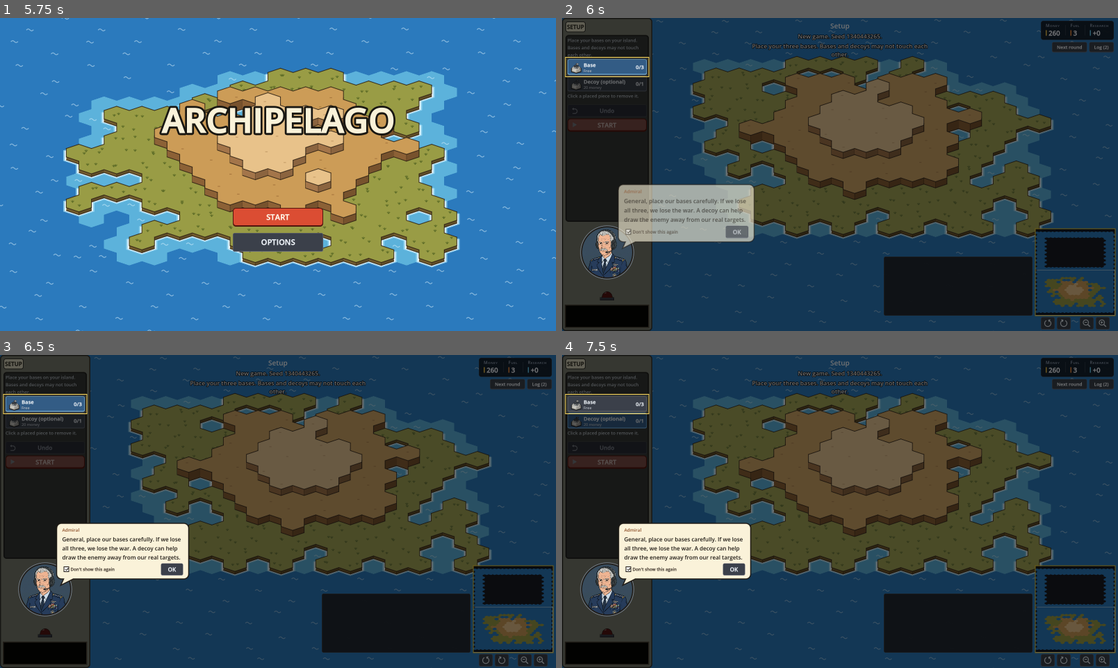
Above: before the commit, frames 1-4 (two rows, left to right).
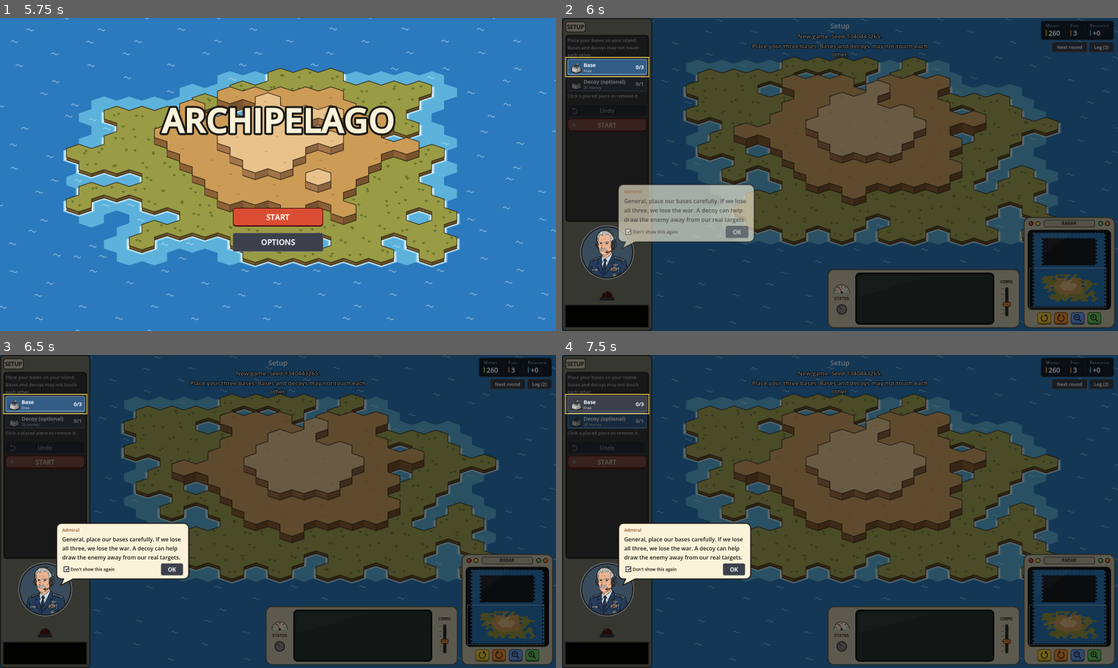
Above: after the commit, the same moments.

Repository: abeuscher/archipelago-game
Game: Godot game, scene res://game/title.tscn
The game is run twice, just before and just after one commit, with the same random seed, the same clock (stepped at 60 frames per second) and the same inputs.
Inputs (mouse positions are in pixels of both pictures, inside the frame that each line leads up to):
- Up to frame 1 (5.75 s): click "OPTIONS" at 0.5 s; click "Off" at 1.25 s; click "Off" at 2 s; click "Show tips" at 2.75 s; click "Reset tips" at 3.5 s; click "Show grid" at 4.25 s; click "Cancel" at 5 s
- Up to frame 2 (6 s): click "START" at 5.75 s
- Up to frame 3 (6.5 s): no input
- Up to frame 4 (7.5 s): click (606, 405) at 6.52 s; click (606, 420) at 7.27 s

Frame 1 is identical in both runs. In frame 2, 19% of the frame differs, in the area x 16-100%, y 0-100%; in frame 3, 19%; in frame 4, 19%.

Commit message:
Radar monitor and comms set for the minimap and info box; siren, research complete, click and win/lose sounds; a shared construction sound for buildings without their own
Co-Authored-By: Claude Opus 5.5 <noreply@anthropic.com>

Diff:
--- a/data/sounds.json
+++ b/data/sounds.json
@@ -9,9 +9,16 @@
     "repair": "assets/audio/repair.ogg",
     "transport_engine": "assets/audio/transport_engine.ogg",
     "cannon_shot": "assets/audio/cannon_shot.ogg",
-    "bunker_fire": "assets/audio/bunker_fire.ogg"
+    "bunker_fire": "assets/audio/bunker_fire.ogg",
+    "siren": "assets/audio/siren.ogg",
+    "research_complete": "assets/audio/research_complete.ogg",
+    "click": "assets/audio/click.ogg",
+    "you_win": "assets/audio/you_win.ogg",
+    "you_lose": "assets/audio/you_lose.ogg"
   },
   "build": {
+    "_note": "A building without its own sound plays default, the shared construction sound.",
+    "default": "assets/audio/missile_build.ogg",
     "lab": "assets/audio/lab.ogg",
     "bank": "assets/audio/bank.ogg",
     "basic_launcher": "assets/audio/missile_build.ogg",
--- a/game/audio.gd
+++ b/game/audio.gd
@@ -32,6 +32,24 @@
 	_music = AudioStreamPlayer.new()
 	_music.volume_db = -6.0
 	add_child(_music)
+	# Every button clicks: those there now and any made later.
+	get_tree().node_added.connect(_hook_button)
+	_hook_all.call_deferred(get_tree().root)
+
+
+func _hook_all(n: Node) -> void:
+	_hook_button(n)
+	for c in n.get_children():
+		_hook_all(c)
+
+
+func _hook_button(n: Node) -> void:
+	if n is BaseButton and not n.pressed.is_connected(_click):
+		n.pressed.connect(_click)
+
+
+func _click() -> void:
+	effect("click")
 
 
 ## A named effect from sounds.json ("missile_fire", ...), optionally quieter.
@@ -41,9 +59,11 @@
 		play(path, volume_db)
 
 
-## The sound for a building going up, if it has one.
+## The sound for a building going up: its own, or the shared construction
+## sound ("default").
 func built(type: String) -> void:
-	var path := String(sounds.get("build", {}).get(type, ""))
+	var b: Dictionary = sounds.get("build", {})
+	var path := String(b.get(type, b.get("default", "")))
 	if path != "":
 		play(path)
 
--- /dev/null
+++ b/game/device_panel.gd
@@ -0,0 +1,205 @@
+## Retro hardware for the bottom-right corner, in the same beige plastic as
+## the research mainframe: a radar monitor round the minimap, with chunky
+## coloured keys beneath, and a comms set round the info screen, with a
+## status gauge and a knob on one side and a slider on the other. The
+## builders only frame content; the content itself (the minimap, the info
+## text) is made by hud.gd.
+extends RefCounted
+
+const ResearchPanel = preload("res://game/research_panel.gd")
+
+const BEZEL := ResearchPanel.BEZEL
+const BEZEL_EDGE := ResearchPanel.BEZEL_EDGE
+const SCREEN := ResearchPanel.SCREEN
+const SCREEN_EDGE := ResearchPanel.SCREEN_EDGE
+const TEXT := ResearchPanel.TEXT
+const DIM_TEXT := ResearchPanel.DIM_TEXT
+const PLATE_INK := Color(0.2, 0.19, 0.16)
+const KNOB_DARK := Color(0.25, 0.25, 0.24)
+const KNOB := Color(0.55, 0.55, 0.52)
+const LEDS := [Color(0.95, 0.25, 0.2), Color(0.98, 0.85, 0.25), Color(0.35, 0.9, 0.35), Color(0.98, 0.55, 0.2)]
+## Key colours for the map keys, by icon.
+const KEY_COLORS := {
+	"rotate_left": Color(0.98, 0.82, 0.22),
+	"rotate_right": Color(0.98, 0.58, 0.22),
+	"zoom_in": Color(0.42, 0.80, 0.38),
+	"zoom_out": Color(0.40, 0.62, 0.95),
+}
+
+
+static func box(bg: Color, edge: Color, width: int, radius: int, margins: Array) -> StyleBoxFlat:
+	return ResearchPanel._box(bg, edge, width, radius, margins)
+
+
+static func font(weight: int = 700) -> Font:
+	return ResearchPanel._terminal_font(weight)
+
+
+## The radar monitor: a name plate with lights, the screen holding
+## `content`, and a row of `keys` beneath.
+static func radar(content: Control, keys: Array) -> PanelContainer:
+	var unit := PanelContainer.new()
+	unit.add_theme_stylebox_override("panel", box(BEZEL, BEZEL_EDGE, 3, 18, [12, 8, 12, 10]))
+	var v := VBoxContainer.new()
+	v.add_theme_constant_override("separation", 7)
+	unit.add_child(v)
+	var head := HBoxContainer.new()
+	head.add_theme_constant_override("separation", 6)
+	v.add_child(head)
+	head.add_child(_leds(LEDS.slice(0, 2)))
+	var plate := _plate("RADAR")
+	plate.size_flags_horizontal = Control.SIZE_EXPAND_FILL
+	head.add_child(plate)
+	head.add_child(_leds(LEDS.slice(2, 4)))
+	v.add_child(_screen(content, 5))
+	var row := HBoxContainer.new()
+	row.alignment = BoxContainer.ALIGNMENT_CENTER
+	row.add_theme_constant_override("separation", 8)
+	for k in keys:
+		row.add_child(k)
+	v.add_child(row)
+	return unit
+
+
+## The comms set: gauge and knob, the screen holding `content`, a slider.
+static func comms(content: Control, screen_size: Vector2) -> PanelContainer:
+	var unit := PanelContainer.new()
+	unit.add_theme_stylebox_override("panel", box(BEZEL, BEZEL_EDGE, 3, 18, [12, 10, 12, 10]))
+	var row := HBoxContainer.new()
+	row.add_theme_constant_override("separation", 10)
+	unit.add_child(row)
+	row.add_child(_status_column())
+	var scr := _screen(content, 10)
+	scr.custom_minimum_size = screen_size
+	scr.size_flags_horizontal = Control.SIZE_EXPAND_FILL
+	row.add_child(scr)
+	row.add_child(_comms_column())
+	return unit
+
+
+## A chunky plastic key in its colour, sunk a little when pressed.
+static func style_key(b: Button, color: Color) -> void:
+	var edge := color.darkened(0.45)
+	var normal := box(color, edge, 2, 7, [0, 0, 0, 0])
+	normal.border_width_bottom = 5
+	var hover := box(color.lightened(0.15), edge, 2, 7, [0, 0, 0, 0])
+	hover.border_width_bottom = 5
+	var pressed := box(color.darkened(0.12), edge, 2, 7, [0, 0, 0, 0])
+	pressed.border_width_top = 4
+	pressed.border_width_bottom = 2
+	for s in [["normal", normal], ["hover", hover], ["pressed", pressed], ["hover_pressed", pressed],
+			["disabled", normal], ["focus", StyleBoxEmpty.new()]]:
+		b.add_theme_stylebox_override(s[0], s[1])
+
+
+# --- Parts -------------------------------------------------------------------
+
+## A dark glass screen round `content`, with a faint sheen and scan lines
+## drawn over it (they let the mouse through).
+static func _screen(content: Control, pad: int) -> PanelContainer:
+	var scr := PanelContainer.new()
+	scr.add_theme_stylebox_override("panel", box(SCREEN, SCREEN_EDGE, 5, 12, [pad, pad, pad, pad]))
+	scr.add_child(content)
+	var glass := Control.new()
+	glass.mouse_filter = Control.MOUSE_FILTER_IGNORE
+	glass.draw.connect(func():
+		var sz := glass.size
+		for y in range(0, int(sz.y), 3):
+			glass.draw_line(Vector2(0, y), Vector2(sz.x, y), Color(0, 0, 0, 0.06))
+		glass.draw_colored_polygon(PackedVector2Array([Vector2(0, 0), Vector2(sz.x * 0.55, 0),
+			Vector2(0, sz.y * 0.45)]), Color(1, 1, 1, 0.05)))
+	glass.resized.connect(glass.queue_redraw)
+	scr.add_child(glass)
+	return scr
+
+
+static func _plate(text: String) -> Control:
+	var plate := PanelContainer.new()
+	plate.add_theme_stylebox_override("panel", box(BEZEL.darkened(0.08), BEZEL_EDGE, 2, 5, [8, 1, 8, 1]))
+	var l := Label.new()
+	l.text = text
+	l.horizontal_alignment = HORIZONTAL_ALIGNMENT_CENTER
+	l.add_theme_font_override("font", font(700))
+	l.add_theme_font_size_override("font_size", 14)
+	l.add_theme_color_override("font_color", PLATE_INK)
+	plate.add_child(l)
+	plate.mouse_filter = Control.MOUSE_FILTER_IGNORE
+	return plate
+
+
+static func _leds(colors: Array) -> Control:
+	var c := Control.new()
+	c.custom_minimum_size = Vector2(20 * colors.size(), 22)
+	c.draw.connect(func():
+		for i in colors.size():
+			var p := Vector2(10 + 20 * i, c.size.y / 2.0)
+			c.draw_circle(p, 7.0, Color(0.15, 0.15, 0.14))
+			c.draw_circle(p, 5.0, colors[i])
+			c.draw_circle(p + Vector2(-1.5, -1.5), 1.6, Color(1, 1, 1, 0.6)))
+	return c
+
+
+static func _label(text: String, size_px: int = 12) -> Label:
+	var l := Label.new()
+	l.text = text
+	l.horizontal_alignment = HORIZONTAL_ALIGNMENT_CENTER
+	l.add_theme_font_override("font", font(700))
+	l.add_theme_font_size_override("font_size", size_px)
+	l.add_theme_color_override("font_color", PLATE_INK)
+	return l
+
+
+## Left of the comms screen: a little dial gauge, its label, and a knob.
+static func _status_column() -> Control:
+	var col := VBoxContainer.new()
+	col.alignment = BoxContainer.ALIGNMENT_CENTER
+	col.add_theme_constant_override("separation", 4)
+	col.custom_minimum_size = Vector2(58, 0)
+	var gauge := Control.new()
+	gauge.custom_minimum_size = Vector2(58, 40)
+	gauge.draw.connect(func():
+		var c := Vector2(gauge.size.x / 2.0, gauge.size.y - 6)
+		gauge.draw_circle(c, 23.0, BEZEL_EDGE)
+		gauge.draw_circle(c, 21.0, Color(0.95, 0.93, 0.86))
+		gauge.draw_rect(Rect2(c.x - 24, c.y, 48, 26), BEZEL)
+		for k in 5:
+			var a := PI + PI * (0.1 + 0.2 * k)
+			gauge.draw_line(c + Vector2(cos(a), sin(a)) * 15, c + Vector2(cos(a), sin(a)) * 19,
+				Color(0.85, 0.25, 0.2) if k == 4 else PLATE_INK, 2.0)
+		gauge.draw_line(c, c + Vector2(cos(PI * 1.35), sin(PI * 1.35)) * 17, Color(0.85, 0.2, 0.15), 2.0, true)
+		gauge.draw_circle(c, 3.0, PLATE_INK))
+	col.add_child(gauge)
+	col.add_child(_label("STATUS"))
+	var knob := Control.new()
+	knob.custom_minimum_size = Vector2(58, 40)
+	knob.draw.connect(func():
+		var c := knob.size / 2.0
+		knob.draw_circle(c, 15.0, KNOB_DARK)
+		knob.draw_circle(c, 12.0, KNOB)
+		knob.draw_line(c, c + Vector2(0, -11).rotated(-0.8), PLATE_INK, 2.5))
+	col.add_child(knob)
+	return col
+
+
+## Right of the comms screen: its label over a slider in a slot.
+static func _comms_column() -> Control:
+	var col := VBoxContainer.new()
+	col.alignment = BoxContainer.ALIGNMENT_CENTER
+	col.add_theme_constant_override("separation", 4)
+	col.custom_minimum_size = Vector2(52, 0)
+	col.add_child(_label("COMMS"))
+	var slider := Control.new()
+	slider.custom_minimum_size = Vector2(52, 92)
+	slider.draw.connect(func():
+		var x := slider.size.x / 2.0
+		slider.draw_style_box(box(Color(0.18, 0.18, 0.17), BEZEL_EDGE, 1, 4, [0, 0, 0, 0]),
+			Rect2(x - 5, 4, 10, slider.size.y - 8))
+		for k in 6:
+			var y := 10 + k * (slider.size.y - 20) / 5.0
+			slider.draw_line(Vector2(x - 16, y), Vector2(x - 9, y), PLATE_INK, 1.0)
+		var hy := slider.size.y * 0.58
+		slider.draw_style_box(box(Color(0.93, 0.55, 0.22), Color(0.4, 0.2, 0.08), 2, 3, [0, 0, 0, 0]),
+			Rect2(x - 11, hy - 7, 22, 14))
+		slider.draw_line(Vector2(x - 7, hy), Vector2(x + 7, hy), Color(0.4, 0.2, 0.08), 1.5))
+	col.add_child(slider)
+	return col
--- a/game/hud.gd
+++ b/game/hud.gd
@@ -5,14 +5,15 @@
 ##   the next-round earnings button and the log history button.
 ##   Right side, toward the middle: the strip of research beakers and base
 ##   buttons, all the same size.
-##   Bottom: info box, then the minimap at the right, both raised
-##   MAP_BAR_H off the bottom; the rotate and zoom buttons sit beneath the
-##   minimap.
+##   Bottom right: the radar monitor (the minimap, with coloured keys for
+##   rotate and zoom) in the corner and the comms set (the info screen) to
+##   its left, in the research mainframe's beige plastic (device_panel.gd).
 ## Plus the research panel, tips, the Esc menu, the end-of-game overlay and
 ## the debug panel (the ` key).
 extends CanvasLayer
 
 const Minimap = preload("res://game/minimap.gd")
+const DevicePanel = preload("res://game/device_panel.gd")
 const SevenSeg = preload("res://game/seven_seg.gd")
 const StripButton = preload("res://game/strip_button.gd")
 const ToolButton = preload("res://game/tool_button.gd")
@@ -71,15 +72,17 @@
 var _debug_fog: CheckBox
 
 const TOOLBAR_W := 260
-const INFO_W := 420
+const INFO_W := 400           ## the comms screen
+const INFO_H := 150
 const MINIMAP_W := 230
-const MINIMAP_H := 250        ## taller than wide: the islands are stacked north and south
-const BOTTOM_H := 170
+const MINIMAP_H := 220        ## a little taller than wide: the islands are stacked north and south
+const RADAR_W := MINIMAP_W + 34   ## the radar monitor round the minimap
+const RADAR_H := MINIMAP_H + 100
+const BOTTOM_CLEAR := INFO_H + 40 ## screen height the comms set takes at the bottom
 const PANEL_METAL := Color(0.47, 0.48, 0.43)
 const PANEL_EDGE := Color(0.20, 0.20, 0.18)
 const TRAY := Color(0.20, 0.21, 0.20)
 const PORTRAIT_SLOT_H := 160  ## the character's space above the alarm light
-const MAP_BAR_H := 44         ## gap under the minimap and info box, holding the map controls
 const STRIP_W := 64
 const FLASH_SECONDS := 4.0
 const FLASH_MAX := 4
@@ -249,7 +252,7 @@
 	_log_panel.offset_left = -STRIP_W - 24 - 400
 	_log_panel.offset_right = -STRIP_W - 24
 	_log_panel.offset_top = 80
-	_log_panel.offset_bottom = -MINIMAP_H - MAP_BAR_H - 8
+	_log_panel.offset_bottom = -RADAR_H - 16
 	_log_panel.visible = false
 	root.add_child(_log_panel)
 	_log = RichTextLabel.new()
@@ -278,65 +281,43 @@
 	_strip_title_text.add_theme_font_size_override("font_size", 15)
 	_strip_title.add_child(_strip_title_text)
 
-	# Info box, bottom middle (left of the minimap).
-	var info_panel := PanelContainer.new()
-	info_panel.anchor_left = 1.0
-	info_panel.anchor_right = 1.0
-	info_panel.anchor_top = 1.0
-	info_panel.anchor_bottom = 1.0
-	info_panel.offset_left = -MINIMAP_W - INFO_W - 24
-	info_panel.offset_right = -MINIMAP_W - 16
-	info_panel.offset_top = -BOTTOM_H - MAP_BAR_H
-	info_panel.offset_bottom = -MAP_BAR_H
-	root.add_child(info_panel)
-	var ih := HBoxContainer.new()
-	info_panel.add_child(ih)
+	# Bottom right: the radar monitor (the minimap, with the map keys under
+	# it) in the corner, and the comms set (the info screen) to its left.
 	_info = RichTextLabel.new()
 	_info.bbcode_enabled = true
 	_info.size_flags_horizontal = Control.SIZE_EXPAND_FILL
+	_info.add_theme_font_override("normal_font", DevicePanel.font(500))
+	_info.add_theme_font_override("bold_font", DevicePanel.font(700))
+	_info.add_theme_font_size_override("normal_font_size", 14)
+	_info.add_theme_font_size_override("bold_font_size", 15)
+	_info.add_theme_color_override("default_color", DevicePanel.TEXT)
+	var ih := HBoxContainer.new()
+	ih.add_theme_constant_override("separation", 8)
 	ih.add_child(_info)
 	var iscroll := ScrollContainer.new()
-	iscroll.custom_minimum_size = Vector2(170, 0)
+	iscroll.custom_minimum_size = Vector2(160, 0)
 	iscroll.horizontal_scroll_mode = ScrollContainer.SCROLL_MODE_DISABLED
 	ih.add_child(iscroll)
 	_info_actions = VBoxContainer.new()
 	_info_actions.size_flags_horizontal = Control.SIZE_EXPAND_FILL
 	iscroll.add_child(_info_actions)
 
-	# Minimap, bottom right.
 	minimap = Minimap.new()
-	minimap.anchor_left = 1.0
-	minimap.anchor_right = 1.0
-	minimap.anchor_top = 1.0
-	minimap.anchor_bottom = 1.0
-	minimap.offset_left = -MINIMAP_W - 8
-	minimap.offset_right = -8
-	minimap.offset_top = -MINIMAP_H - MAP_BAR_H
-	minimap.offset_bottom = -MAP_BAR_H
+	minimap.custom_minimum_size = Vector2(MINIMAP_W, MINIMAP_H)
 	minimap.tooltip_text = "Click or drag to move the view. This is how you look at the other island."
-	root.add_child(minimap)
-
-	# Map controls beneath the minimap: rotate, then zoom.
-	var bar := HBoxContainer.new()
-	bar.anchor_left = 1.0
-	bar.anchor_right = 1.0
-	bar.anchor_top = 1.0
-	bar.anchor_bottom = 1.0
-	bar.offset_left = -MINIMAP_W - 8
-	bar.offset_right = -8
-	bar.offset_top = -MAP_BAR_H + 4
-	bar.offset_bottom = -4
-	bar.alignment = BoxContainer.ALIGNMENT_CENTER
-	bar.add_theme_constant_override("separation", 6)
-	bar.mouse_filter = Control.MOUSE_FILTER_IGNORE
-	root.add_child(bar)
-	_map_button(bar, "rotate_left", "Rotate left (Q)", func(): rotate_requested.emit(-1))
-	_map_button(bar, "rotate_right", "Rotate right (E)", func(): rotate_requested.emit(1))
-	var gap := Control.new()
-	gap.custom_minimum_size = Vector2(14, 0)
-	bar.add_child(gap)
-	_map_button(bar, "zoom_out", "Zoom out", func(): zoom_requested.emit(-1))
-	_map_button(bar, "zoom_in", "Zoom in", func(): zoom_requested.emit(1))
+	var keys: Array = []
+	for k in [["rotate_left", "Rotate left (Q)", func(): rotate_requested.emit(-1)],
+			["rotate_right", "Rotate right (E)", func(): rotate_requested.emit(1)],
+			["zoom_out", "Zoom out", func(): zoom_requested.emit(-1)],
+			["zoom_in", "Zoom in", func(): zoom_requested.emit(1)]]:
+		keys.append(_map_key(k[0], k[1], k[2]))
+	var radar := DevicePanel.radar(minimap, keys)
+	_corner(radar, 8)
+	root.add_child(radar)
+
+	var comms := DevicePanel.comms(ih, Vector2(INFO_W, INFO_H))
+	_corner(comms, 8 + RADAR_W + 10)
+	root.add_child(comms)
 
 	# Hover text that follows the mouse over the board.
 	_hover = PanelContainer.new()
@@ -491,10 +472,28 @@
 	_research_val.text = "+%d" % research
 
 
-func _map_button(parent: Control, kind: String, tip: String, action: Callable) -> void:
+## A chunky coloured key on the radar for rotating or zooming the view.
+func _map_key(kind: String, tip: String, action: Callable) -> Button:
 	var ib := IconButton.new(kind, tip)
+	ib.ink = Color(0.12, 0.11, 0.10)
+	DevicePanel.style_key(ib, DevicePanel.KEY_COLORS[kind])
 	ib.pressed.connect(action)
-	parent.add_child(ib)
+	return ib
+
+
+## Pins a device to the bottom-right corner, `right` pixels in from the
+## right edge; it grows up and left to its own size.
+static func _corner(c: Control, right: float) -> void:
+	c.anchor_left = 1.0
+	c.anchor_right = 1.0
+	c.anchor_top = 1.0
+	c.anchor_bottom = 1.0
+	c.offset_left = -right
+	c.offset_right = -right
+	c.offset_top = -8
+	c.offset_bottom = -8
+	c.grow_horizontal = Control.GROW_DIRECTION_BEGIN
+	c.grow_vertical = Control.GROW_DIRECTION_BEGIN
 
 
 # --- Resource panel --------------------------------------------------------
@@ -870,6 +869,7 @@
 	for c in _info_actions.get_children():
 		_info_actions.remove_child(c)
 		c.queue_free()
+	_info_actions.get_parent().visible = false   # the text gets the whole screen
 
 
 func add_info_action(text: String, action: Callable, disabled: bool = false, tooltip: String = "") -> void:
@@ -878,15 +878,31 @@
 	b.disabled = disabled
 	b.tooltip_text = tooltip
 	b.focus_mode = Control.FOCUS_NONE
+	# Terminal buttons on the comms screen.
+	b.add_theme_font_override("font", DevicePanel.font(700))
+	b.add_theme_font_size_override("font_size", 13)
+	b.add_theme_color_override("font_color", DevicePanel.TEXT)
+	b.add_theme_color_override("font_hover_color", Color(1, 1, 0.9))
+	b.add_theme_color_override("font_disabled_color", DevicePanel.DIM_TEXT.darkened(0.3))
+	var screen := DevicePanel.SCREEN
+	b.add_theme_stylebox_override("normal", DevicePanel.box(screen.lightened(0.06), DevicePanel.DIM_TEXT, 1, 4, [8, 4, 8, 4]))
+	b.add_theme_stylebox_override("hover", DevicePanel.box(screen.lightened(0.14), DevicePanel.TEXT, 1, 4, [8, 4, 8, 4]))
+	b.add_theme_stylebox_override("pressed", DevicePanel.box(screen.darkened(0.2), DevicePanel.TEXT, 1, 4, [8, 4, 8, 4]))
+	b.add_theme_stylebox_override("disabled", DevicePanel.box(screen, DevicePanel.DIM_TEXT.darkened(0.4), 1, 4, [8, 4, 8, 4]))
 	b.pressed.connect(action)
 	_info_actions.add_child(b)
+	_info_actions.get_parent().visible = true
 
 
 func add_info_text(text: String) -> void:
 	var l := Label.new()
 	l.text = text
 	l.autowrap_mode = TextServer.AUTOWRAP_WORD
+	l.add_theme_font_override("font", DevicePanel.font(500))
+	l.add_theme_font_size_override("font_size", 13)
+	l.add_theme_color_override("font_color", DevicePanel.DIM_TEXT)
 	_info_actions.add_child(l)
+	_info_actions.get_parent().visible = true
 
 
 ## Text beside the mouse; "" hides it.
--- a/game/icon_button.gd
+++ b/game/icon_button.gd
@@ -7,6 +7,7 @@
 const INK := Color(0.9, 0.93, 0.96)
 
 var icon_kind: String = ""   ## "rotate_left", "rotate_right", "zoom_in", "zoom_out", "undo", "start"
+var ink: Color = INK         ## icon colour (dark on the coloured map keys)
 
 
 func _init(kind: String = "", tip: String = "") -> void:
@@ -17,7 +18,8 @@
 
 
 func _draw() -> void:
-	draw_icon(self, icon_kind, size / 2.0, INK if not disabled else Color(0.45, 0.47, 0.5))
+	var c := size / 2.0 + (Vector2(0, 1) if button_pressed or (is_hovered() and Input.is_mouse_button_pressed(MOUSE_BUTTON_LEFT)) else Vector2(0, -1))
+	draw_icon(self, icon_kind, c, ink if not disabled else Color(0.45, 0.47, 0.5))
 
 
 static func draw_icon(ci: CanvasItem, kind: String, c: Vector2, ink: Color) -> void:
--- a/game/main.gd
+++ b/game/main.gd
@@ -304,6 +304,8 @@
 func _show_game_over() -> void:
 	ui = Ui.OVER
 	var won: bool = m.winner == MatchState.PLAYER
+	audio.stop_ambient()
+	audio.effect("you_win" if won else "you_lose")
 	var why := {"bases": "All three enemy bases destroyed." if won else "All three of your bases were destroyed.",
 		"money": "Both sides fell together; %s more money." % ("you had" if won else "the enemy had"),
 		"coin": "Coin: enemy called %s, it landed %s." % [m.coin.get("call", ""), m.coin.get("flip", "")]}
@@ -450,7 +452,7 @@
 	island.position += board.position
 	var vp := get_viewport_rect().size
 	var free := Rect2(Vector2(Hud.TOOLBAR_W + 16, 70), Vector2.ZERO)
-	free.end = Vector2(vp.x - Hud.STRIP_W - 28, vp.y - Hud.BOTTOM_H - Hud.MAP_BAR_H - 8)
+	free.end = Vector2(vp.x - Hud.STRIP_W - 28, vp.y - Hud.BOTTOM_CLEAR - 8)
 	var z := clampf(minf(free.size.x / island.size.x, free.size.y / island.size.y) * FIT_MARGIN, ZOOM_MIN, ZOOM_MAX)
 	var target := island.get_center() - (free.get_center() - vp / 2.0) / z
 	if seconds <= 0.0:
@@ -555,6 +557,7 @@
 			return
 		setup_trial._add_building("base", hex, data, 0)
 		setup_history.append(hex)
+		audio.built("base")
 	else:
 		var err: String = setup_trial.can_build("decoy", hex, data, m.settings)
 		if err != "":
@@ -563,6 +566,7 @@
 		setup_trial.money -= data.cost("decoy")
 		setup_trial._add_building("decoy", hex, data, 0)
 		setup_history.append(hex)
+		audio.built("decoy")
 
 
 func _setup_remove(hex: int) -> void:
@@ -996,6 +1000,7 @@
 		hud.add_log("[color=salmon]%s[/color]" % e)
 	elif m.sides[0].is_unlocked(item):
 		hud.add_log("Research complete: %s, with stored points." % Pieces.research_name(item))
+		audio.effect("research_complete")
 	else:
 		hud.add_log("Stored points put into %s." % Pieces.research_name(item))
 	_refresh()
@@ -1380,6 +1385,7 @@
 			key = "incoming_boat"
 		var incoming := _line_text(key).format({"n": n})
 		hud.set_alarm(true)
+		audio.effect("siren")
 		hud.add_log("%d enemy missile%s incoming." % [n, "" if n == 1 else "s"], false)
 		await _wait(hud.alarm_seconds(ALARM_TURNS))
 		hud.announce(incoming, "", 0.0, false, _line_character(key))
@@ -1731,6 +1737,7 @@
 		"research_done":
 			if mine:
 				hud.add_log("[color=lightgreen]Research complete: %s.[/color]" % String(ev["item"]).capitalize())
+				audio.effect("research_complete")
 		"destroyed":
 			if mine:
 				hud.add_log("[color=salmon]Our %s was destroyed.[/color]" % Pieces.display_name(String(ev["building"])))
--- a/game/minimap.gd
+++ b/game/minimap.gd
@@ -15,7 +15,6 @@
 const LAND := Palette.LAND_TOP
 const BASE_MARK := Color(0.96, 0.96, 0.96)
 const BUILDING_MARK := Color(0.92, 0.32, 0.30)
-const BORDER := Color(1.0, 0.85, 0.2)
 const FRAME := Color(1, 1, 1, 0.9)
 const PAD := 4.0
 const REDRAW_SECONDS := 0.1
@@ -90,7 +89,6 @@
 		view = view.intersection(Rect2(Vector2.ONE, size - Vector2(2, 2)))
 		if view.has_area():
 			draw_rect(view, FRAME, false, 1.0)
-	draw_rect(Rect2(Vector2.ZERO, size), BORDER, false, 1.5)
 
 
 static func _scaled(poly: PackedVector2Array, origin: Vector2, s: float, off: Vector2) -> PackedVector2Array:
Not shown, changed: data/required_assets.txt
Not shown, added: game/battle_report.gd.uid
Not shown, changed: ASSUMPTIONS.md
Not shown, added: assets/audio/click.ogg
Not shown, added: assets/audio/research_complete.ogg
Not shown, added: assets/audio/siren.ogg
Not shown, added: assets/audio/you_lose.ogg
Not shown, added: assets/audio/you_win.ogg
Not shown, changed: music_src/missing_sounds.md
